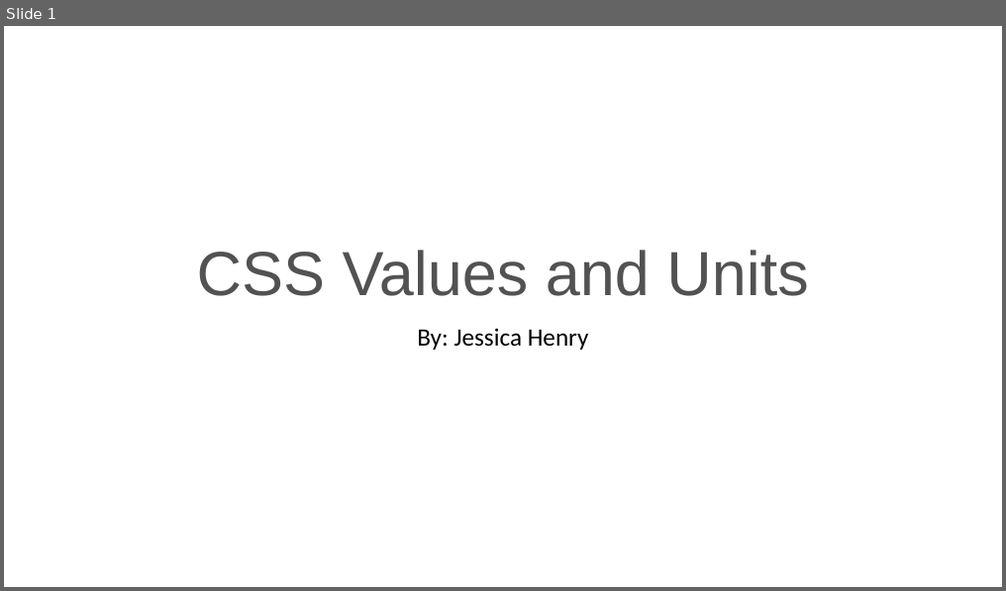
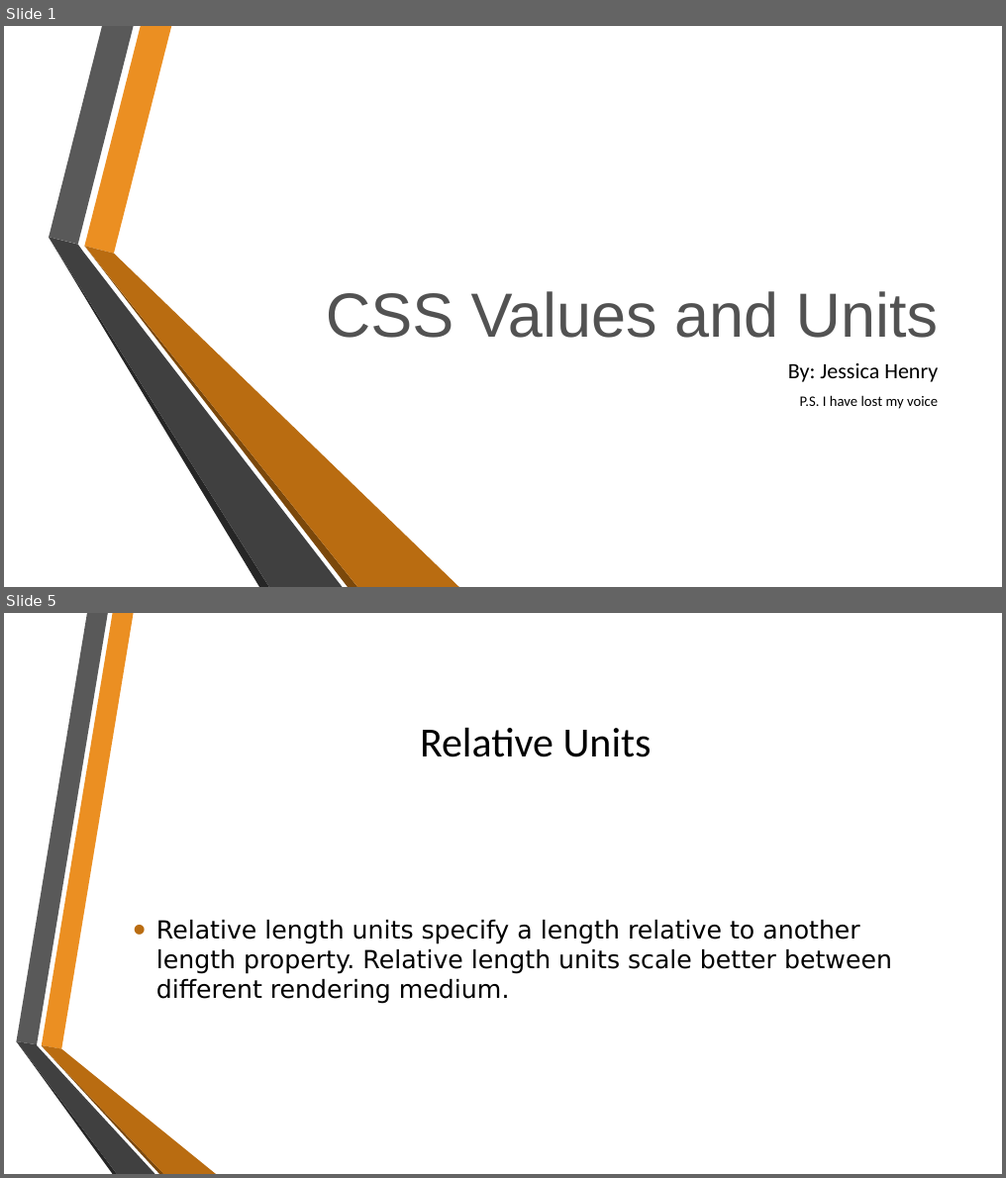
Before and after one commit to JHenry07/wdd230, a slide deck: CSS Values and Units.pptx. Shown one above the other, each under a label of ours: slide 1 before the commit, slides 1 and 5 after it; the slides between them are not shown. The pictures are 1006x591 and 1006x1178 pixels, drawn with LibreOffice and Linux fonts; fonts in the diff are those of the drawing; background and template pictures are left out. Boxes give left, top, right and bottom in pixels: in the first picture for what was removed or moved away, otherwise in the second. Text is boxed around its words. In the diff, an @@ line names an element or a change of style, - is before the commit and + after.

```diff
--- a/CSS Values and Units.pptx
+++ b/CSS Values and Units.pptx
@@ slide 5 added at bbox=[4, 613, 1002, 1174], background picture (left out) @@
@@ title added at bbox=[420, 728, 651, 758], 40 pt, text #000000 @@
+Relative Units
@@ text added at bbox=[156, 920, 892, 1004], 24 pt, text #000000 @@
+• Relative length units specify a length relative to another length property. Relative length units scale better between different rendering medium.
@@ group added at bbox=[16, 613, 216, 1174]: 6 freeform shapes @@
@@ slide 1 changed as well @@
@@ title "CSS Values and Units": place and size @@
-title "CSS Values and Units" at bbox=[197, 250, 808, 296]
+title "CSS Values and Units" at bbox=[326, 291, 938, 338]
@@ title "CSS Values and Units" at bbox=[326, 291, 938, 338]: alignment centre to right; line spacing 0.9 to 1 @@
@@ group added at bbox=[49, 26, 460, 587]: 6 freeform shapes @@
@@ subtitle "By: Jessica Henry": place and size @@
-subtitle "By: Jessica Henry" at bbox=[417, 328, 589, 350]
+subtitle "By: Jessica Henry" at bbox=[788, 364, 938, 409]
@@ subtitle at bbox=[788, 364, 938, 382]: size 24 to 21 pt in "By: Jessica Henry"; alignment centre to right; line spacing 0.9 to 1 @@
@@ subtitle at bbox=[800, 395, 938, 409]: paragraph added @@
+P.S. I have lost my voice
```
Also in this commit, not shown: 5 other slides added, 3 slides removed, 4 other files.
